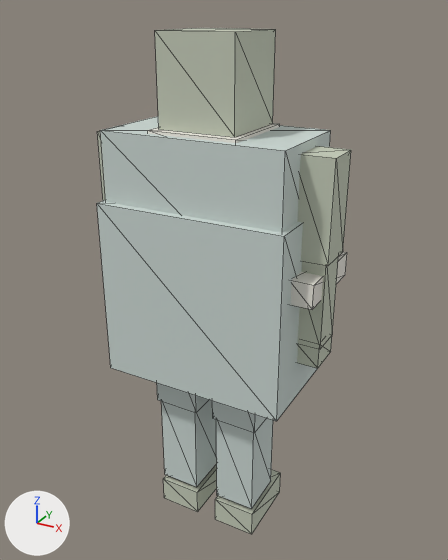
Two versions of the glTF model godot/assets/characters/boss_patient_zero.glb, one commit apart.
The view is the same before and after, from a camera (50 mm lens) standing at (0.966, -1.703, 1.84) and looking at (0.006, 0.042, 0.967). Arrows for +X, +Y and +Z are at lower left; the lights stay in place. The older version comes first. Mesh edges are drawn as thin lines. Vertices at exactly the same position are counted once.

In view in the first picture: 'PatientZero'.
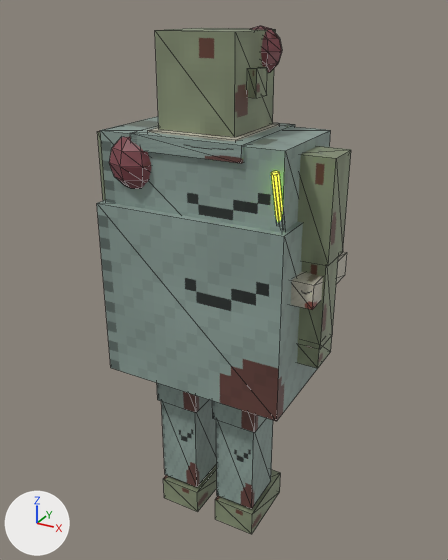
Boxes [x1, y1, x2, y2] around the edits, measured in the pictures (448 x 560 px):
'PatientZero', surface changed, reshaped (light grey to grey): before [97, 28, 351, 534]; after [97, 26, 351, 534]
part 1 of me_patientzero, added: after [130, 123, 295, 163]
part 2 of me_patientzero, added: after [248, 67, 267, 98]
part 3 of me_patientzero, added (brown): after [109, 137, 151, 189]
part 4 of me_patientzero, added (brown): after [251, 26, 282, 73]
part 5 of me_patientzero, added: after [271, 171, 283, 223]

The change, as a list of edits to the scene's bpy script:
```text
Change mat_gown:
    where n0 = _N.new('ShaderNodeBsdfPrincipled'); n0.name = 'Principled BSDF'
    remove n0.inputs[0].default_value = (0.608, 0.69, 0.659, 1.0)  # 'Base Color', light grey #cdd8d4
    remove n0.inputs[2].default_value = 0.85  # 'Roughness'
    add n2 = _N.new('ShaderNodeMix'); n2.name = 'Mix'
    add n2.data_type = 'RGBA'
    add n2.blend_type = 'MULTIPLY'
    add n2.inputs[0].default_value = 1.0  # 'Factor'
    add n2.inputs[7].default_value = (0.328, 0.434, 0.392, 1.0)  # 'B', grey #9bb0a8
    add n3 = _N.new('ShaderNodeTexImage'); n3.name = 'Image Texture'
    add n3.image = img_tex_cloth_dirty
    add n3.interpolation = 'Closest'
    add _L.new(n2.outputs[2], n0.inputs[0])  # 'Result' to 'Base Color'
    add _L.new(n3.outputs[0], n2.inputs[6])  # 'Color' to 'A'
Change mat_skin:
    where n0 = _N.new('ShaderNodeBsdfPrincipled'); n0.name = 'Principled BSDF'
    remove n0.inputs[0].default_value = (0.561, 0.604, 0.486, 1.0)  # 'Base Color', light grey #c5ccb9
    remove n0.inputs[2].default_value = 0.9  # 'Roughness'
    add n2 = _N.new('ShaderNodeMix'); n2.name = 'Mix'
    add n2.data_type = 'RGBA'
    add n2.blend_type = 'MULTIPLY'
    add n2.inputs[0].default_value = 1.0  # 'Factor'
    add n2.inputs[7].default_value = (0.275, 0.323, 0.202, 1.0)  # 'B', greyish green #8f9a7c
    add n3 = _N.new('ShaderNodeTexImage'); n3.name = 'Image Texture'
    add n3.image = img_tex_skin_zombie
    add n3.interpolation = 'Closest'
    add _L.new(n2.outputs[2], n0.inputs[0])  # 'Result' to 'Base Color'
    add _L.new(n3.outputs[0], n2.inputs[6])  # 'Color' to 'A'
Change mat_bandage:
    where n0 = _N.new('ShaderNodeBsdfPrincipled'); n0.name = 'Principled BSDF'
    remove n0.inputs[0].default_value = (0.847, 0.824, 0.753, 1.0)  # 'Base Color', white #edeae1
    remove n0.inputs[2].default_value = 0.85  # 'Roughness'
    add n2 = _N.new('ShaderNodeMix'); n2.name = 'Mix'
    add n2.data_type = 'RGBA'
    add n2.blend_type = 'MULTIPLY'
    add n2.inputs[0].default_value = 1.0  # 'Factor'
    add n2.inputs[7].default_value = (0.687, 0.644, 0.527, 1.0)  # 'B', pale yellow #d8d2c0
    add n3 = _N.new('ShaderNodeTexImage'); n3.name = 'Image Texture'
    add n3.image = img_tex_cloth_dirty
    add n3.interpolation = 'Closest'
    add _L.new(n2.outputs[2], n0.inputs[0])  # 'Result' to 'Base Color'
    add _L.new(n3.outputs[0], n2.inputs[6])  # 'Color' to 'A'
Change me_patientzero:
    remove me_patientzero.from_pydata(...)  # 210 vertices, 332 faces; spans x -0.42..0.42, y -0.2..0.23, z 0.0..1.78
    add me_patientzero.from_pydata(...)  # 358 vertices, 592 faces; spans x -0.43..0.42, y -0.23..0.23, z 0.0..1.79
    me_patientzero part 1: a new loose piece, a box spanning x -0.188..0.188, y -0.188..0.188, z 1.445..1.495, in mat_gown
    me_patientzero part 2: a new loose piece, a box spanning x 0.125..0.155, y -0.035..0.035, z 1.6..1.68, in mat_skin
    me_patientzero part 3: a new loose piece, an icosphere of 80 faces spanning x -0.29..-0.11, y -0.23..-0.05, z 1.31..1.49, in mat_tumor
    me_patientzero part 4: a new loose piece, an icosphere of 80 faces spanning x 0.03..0.17, y 0.03..0.17, z 1.65..1.79, in mat_tumor
    me_patientzero part 5: a new loose piece of 16 vertices spanning x 0.29..0.31, y -0.22..-0.02, z 0.86..1.44, in mat_glow (green #b3ff33, glowing green #b3ff33)
    other edits to the shape of me_patientzero do not show in these pictures
    add me_patientzero.materials.append(mat_glow)  # green #b3ff33, glowing green #b3ff33
```
